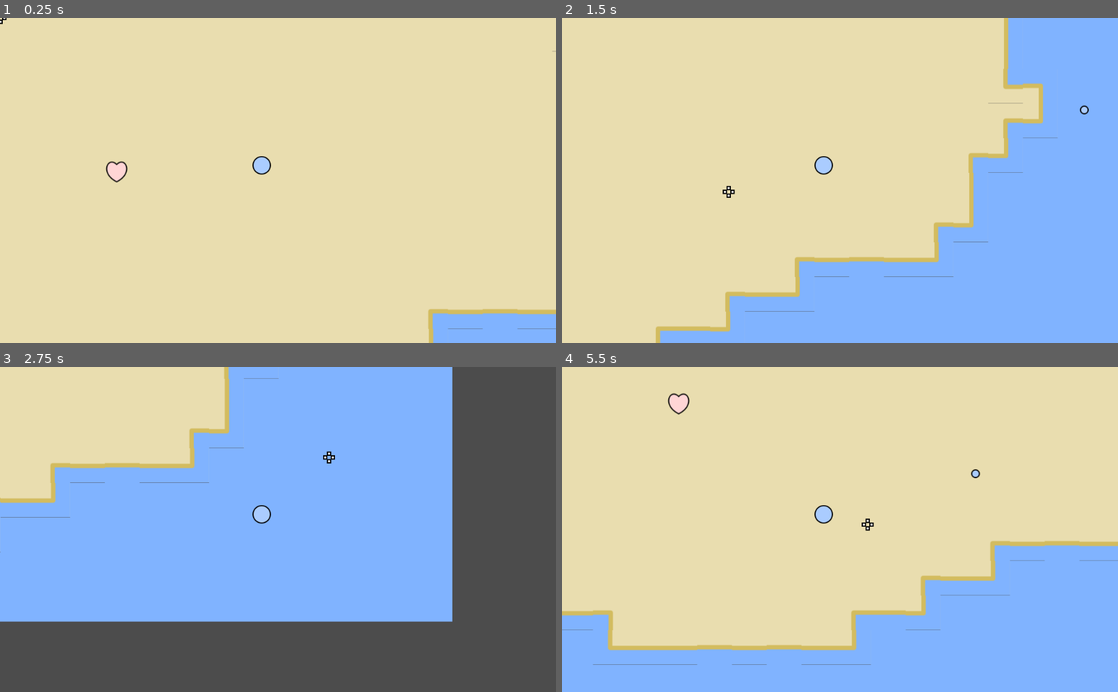
Above: before the commit, frames 1-4 (two rows, left to right).
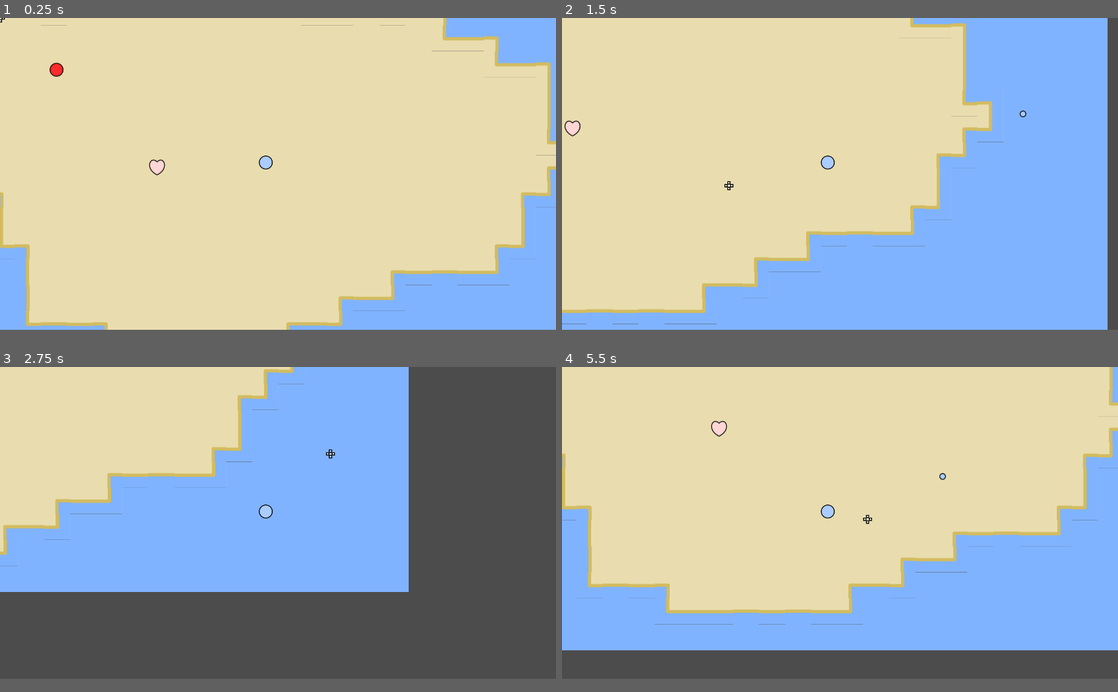
Above: after the commit, the same moments.

Repository: tangentstorm/silly-game
Game: Godot game, scene res://MainScene.tscn
Same seed, same stepped clock (60 frames per second), same inputs: the game is played once before the commit and once after it.
Inputs (mouse positions are in pixels of both pictures, inside the frame that each line leads up to):
- Up to frame 1 (0.25 s): no input
- Up to frame 2 (1.5 s): tap Enter at 0.5 s; move the mouse to (962, 164) at 0.52 s; hold D 0.53-1.28 s; click (962, 164) at 0.67 s; move the mouse to (728, 196) at 1.27 s; hold S from 1.28 s (still down)
- Up to frame 3 (2.75 s): move the mouse to (333, 458) at 2.02 s; release S at 2.03 s; hold D from 2.03 s (still down)
- Up to frame 4 (5.5 s): move the mouse to (812, 594) at 2.77 s; release D at 2.78 s; hold W 2.78-3.53 s; click (812, 594) at 2.92 s; move the mouse to (1006, 578) at 3.52 s; hold A 3.53-5.03 s; move the mouse to (673, 480) at 4.27 s; move the mouse to (867, 529) at 5.02 s; hold S from 5.03 s (still down); click (867, 529) at 5.17 s
The window is 800x468 before the commit and 800x449 after it. Grey fills any space a smaller window leaves; there, only what the larger window draws over its background counts as a difference.

The runs differ from the first frame. In frame 1, 14% of the frame differs, in the area x 0-100%, y 0-100%; in frame 2, 15%; in frame 3, 18%; in frame 4, 24%, in the area x 0-100%, y 0-96%.

Commit message:
enable fullscreen

Diff:
--- a/project.godot
+++ b/project.godot
@@ -19,10 +19,19 @@
 run/main_scene="res://MainScene.tscn"
 config/icon="res://icon.png"
 
+[display]
+
+window/size/width=1366
+window/size/height=768
+window/size/resizable=false
+window/size/fullscreen=true
+
 [rendering]
 
-quality/driver/driver_name="GLES2"
+quality/driver/fallback_to_gles2=true
 quality/2d/gles2_use_nvidia_rect_flicker_workaround=true
+quality/intended_usage/framebuffer_allocation=0
+quality/intended_usage/framebuffer_allocation.mobile=0
 vram_compression/import_etc=true
 vram_compression/import_etc2=false
 quality/depth/hdr=false
